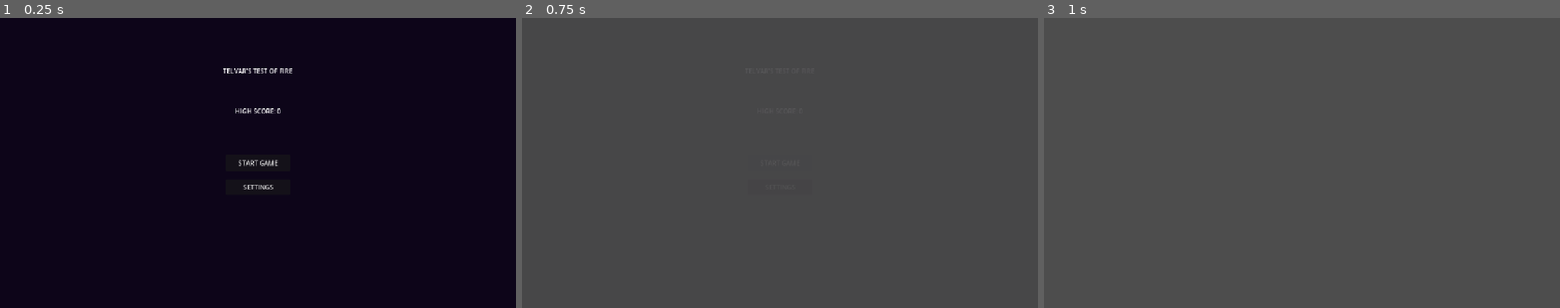
Above: before the commit, frames 1-3 (left to right).
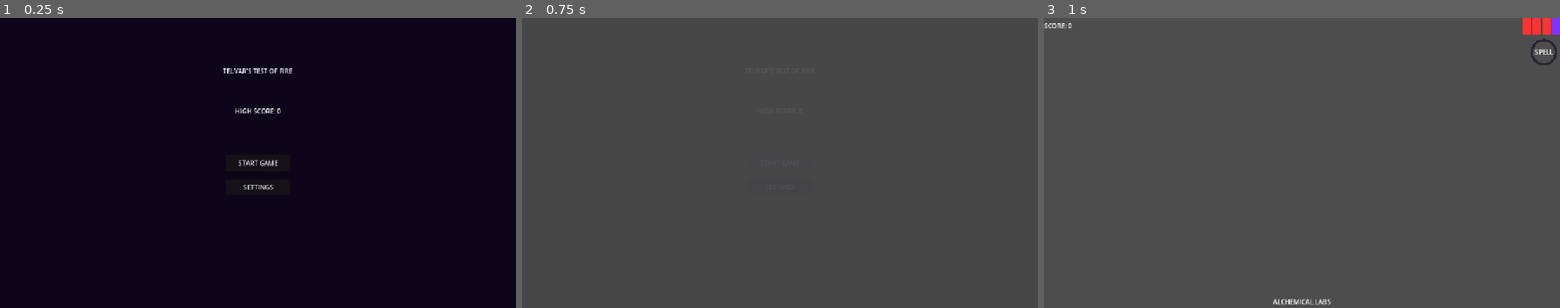
Above: after the commit, the same moments.

Repository: markcromwell/telvar-test-of-fire
Game: Godot game, scene res://scenes/Main.tscn
Same seed, same stepped clock (60 frames per second), same inputs: the game is played once before the commit and once after it.
Inputs:
- Up to frame 1 (0.25 s): no input
- Up to frame 2 (0.75 s): click "START GAME" at 0.5 s
- Up to frame 3 (1 s): no input

Frames 1-2 are identical in both runs. In frame 3, 0.7% of the frame differs, in the area x 0-100%, y 0-99%.

Commit message:
fix: Level1.tscn sub_resources before nodes; fix integer division in GameManager
Level1.tscn: sub_resource blocks were declared after node references,
causing Godot parse error at line 20 (grey screen on New Game).
Moved all 20 sub_resource declarations before the first [node] tag.
load_steps updated from 8 to 26 (6 ext + 20 sub).

GameManager.gd:98: replace TOTAL_SPELL_PAGES / 2 (integer division)
with spell_pages_collected * 2 >= TOTAL_SPELL_PAGES to avoid warning.

Co-Authored-By: Claude Sonnet 4.6 <noreply@anthropic.com>

Diff:
--- a/scenes/Level1.tscn
+++ b/scenes/Level1.tscn
@@ -7,6 +7,66 @@
 [ext_resource type="PackedScene" uid="uid://hud_scene" path="res://scenes/HUD.tscn" id="5_hud"]
 [ext_resource type="Script" path="res://scripts/SphereOfDarkness.gd" id="6_sphere"]
 
+[sub_resource type="RectangleShape2D" id="RectangleShape2D_top"]
+size = Vector2(672, 8)
+
+[sub_resource type="RectangleShape2D" id="RectangleShape2D_bottom"]
+size = Vector2(672, 8)
+
+[sub_resource type="RectangleShape2D" id="RectangleShape2D_left"]
+size = Vector2(8, 744)
+
+[sub_resource type="RectangleShape2D" id="RectangleShape2D_right"]
+size = Vector2(8, 744)
+
+[sub_resource type="RectangleShape2D" id="RectangleShape2D_player"]
+size = Vector2(20, 20)
+
+[sub_resource type="RectangleShape2D" id="RectangleShape2D_ghost"]
+size = Vector2(20, 20)
+
+[sub_resource type="RectangleShape2D" id="RectangleShape2D_ghost2"]
+size = Vector2(20, 20)
+
+[sub_resource type="RectangleShape2D" id="RectangleShape2D_page1"]
+size = Vector2(16, 16)
+
+[sub_resource type="RectangleShape2D" id="RectangleShape2D_page2"]
+size = Vector2(16, 16)
+
+[sub_resource type="RectangleShape2D" id="RectangleShape2D_page3"]
+size = Vector2(16, 16)
+
+[sub_resource type="RectangleShape2D" id="RectangleShape2D_page4"]
+size = Vector2(16, 16)
+
+[sub_resource type="RectangleShape2D" id="RectangleShape2D_page5"]
+size = Vector2(16, 16)
+
+[sub_resource type="RectangleShape2D" id="RectangleShape2D_page6"]
+size = Vector2(16, 16)
+
+[sub_resource type="RectangleShape2D" id="RectangleShape2D_page7"]
+size = Vector2(16, 16)
+
+[sub_resource type="RectangleShape2D" id="RectangleShape2D_page8"]
+size = Vector2(16, 16)
+
+[sub_resource type="RectangleShape2D" id="RectangleShape2D_page9"]
+size = Vector2(16, 16)
+
+[sub_resource type="RectangleShape2D" id="RectangleShape2D_page10"]
+size = Vector2(16, 16)
+
+[sub_resource type="RectangleShape2D" id="RectangleShape2D_page11"]
+size = Vector2(16, 16)
+
+[sub_resource type="RectangleShape2D" id="RectangleShape2D_page12"]
+size = Vector2(16, 16)
+
+[sub_resource type="CircleShape2D" id="CircleShape2D_sphere"]
+radius = 10.0
+
 [node name="Level1" type="Node2D"]
 script = ExtResource("1_level")
 
@@ -243,63 +303,3 @@
 shape = SubResource("CircleShape2D_sphere")
 
 [node name="HUD" parent="." instance=ExtResource("5_hud")]
-
-[sub_resource type="RectangleShape2D" id="RectangleShape2D_top"]
-size = Vector2(672, 8)
-
-[sub_resource type="RectangleShape2D" id="RectangleShape2D_bottom"]
-size = Vector2(672, 8)
-
-[sub_resource type="RectangleShape2D" id="RectangleShape2D_left"]
-size = Vector2(8, 744)
-
-[sub_resource type="RectangleShape2D" id="RectangleShape2D_right"]
-size = Vector2(8, 744)
-
-[sub_resource type="RectangleShape2D" id="RectangleShape2D_player"]
-size = Vector2(20, 20)
-
-[sub_resource type="RectangleShape2D" id="RectangleShape2D_ghost"]
-size = Vector2(20, 20)
-
-[sub_resource type="RectangleShape2D" id="RectangleShape2D_ghost2"]
-size = Vector2(20, 20)
-
-[sub_resource type="RectangleShape2D" id="RectangleShape2D_page1"]
-size = Vector2(16, 16)
-
-[sub_resource type="RectangleShape2D" id="RectangleShape2D_page2"]
-size = Vector2(16, 16)
-
-[sub_resource type="RectangleShape2D" id="RectangleShape2D_page3"]
-size = Vector2(16, 16)
-
-[sub_resource type="RectangleShape2D" id="RectangleShape2D_page4"]
-size = Vector2(16, 16)
-
-[sub_resource type="RectangleShape2D" id="RectangleShape2D_page5"]
-size = Vector2(16, 16)
-
-[sub_resource type="RectangleShape2D" id="RectangleShape2D_page6"]
-size = Vector2(16, 16)
-
-[sub_resource type="RectangleShape2D" id="RectangleShape2D_page7"]
-size = Vector2(16, 16)
-
-[sub_resource type="RectangleShape2D" id="RectangleShape2D_page8"]
-size = Vector2(16, 16)
-
-[sub_resource type="RectangleShape2D" id="RectangleShape2D_page9"]
-size = Vector2(16, 16)
-
-[sub_resource type="RectangleShape2D" id="RectangleShape2D_page10"]
-size = Vector2(16, 16)
-
-[sub_resource type="RectangleShape2D" id="RectangleShape2D_page11"]
-size = Vector2(16, 16)
-
-[sub_resource type="RectangleShape2D" id="RectangleShape2D_page12"]
-size = Vector2(16, 16)
-
-[sub_resource type="CircleShape2D" id="CircleShape2D_sphere"]
-radius = 10.0
--- a/scripts/GameManager.gd
+++ b/scripts/GameManager.gd
@@ -95,7 +95,7 @@
 	spell_meter = float(spell_pages_collected) / float(TOTAL_SPELL_PAGES)
 	spell_meter_changed.emit(spell_meter)
 	page_collected.emit(page_name)
-	if not _bonus_item_emitted and spell_pages_collected >= TOTAL_SPELL_PAGES / 2:
+	if not _bonus_item_emitted and spell_pages_collected * 2 >= TOTAL_SPELL_PAGES:
 		_bonus_item_emitted = true
 		bonus_item_available.emit()
 	if spell_pages_collected >= TOTAL_SPELL_PAGES:
Not shown: 1 places in scenes/Level1.tscn that only renumber resources
